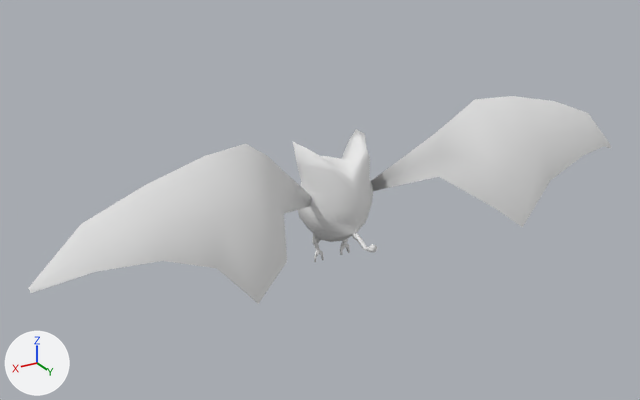
Two versions of the OBJ model Juego/assets/models/Murcielago.obj, one commit apart.
The view is the same before and after, from a camera (50 mm lens) standing at (10.27, 13.48, 10.49) and looking at (0.67, -2.51, 2.5). The axes (+X, +Y, +Z) are drawn at lower left. The lights are the same throughout. Where no turn or scale is listed for an object, it has been applied to the vertices. Vertices at the same position are counted once.

Before the edit, the objects in view are built like this:
```python
mat_blendermurci_initialshadinggroup_001 = principled_material('blenderMurci:initialShadingGroup.001')
mat_blendermurci_initialshadinggroup_001.base_color = (0.8, 0.8, 0.8)  # white #e7e7e7
mat_blendermurci_initialshadinggroup_001.roughness = 1.0
me_blendermurci_mesh_001 = bpy.data.meshes.new('blenderMurci:Mesh.001')
me_blendermurci_mesh_001.from_pydata(...)  # 355 vertices, 336 faces; spans x -7.5..7.5, y -4.1..-0.2, z 0.6..4.6
me_blendermurci_mesh_001.materials.append(mat_blendermurci_initialshadinggroup_001)  # white #e7e7e7
ob_blendermurci_mesh_001 = bpy.data.objects.new('blenderMurci:Mesh.001', me_blendermurci_mesh_001)
ob_blendermurci_mesh_001.location = (0.0, 0.0, 0.0)
```
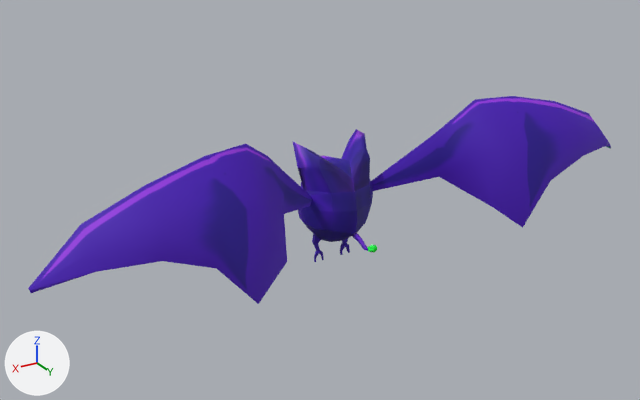
The newer file is also turned or shifted as a whole; pictures and numbers use the older file's frame.

What differs and where, as boxes [x1, y1, x2, y2] in the pictures (640 x 400 px; the box of a moved part takes in the faces that stretch with it):
'blenderMurci:Mesh.001', surface changed, reshaped (white to purple): [28, 96, 611, 304] in both
part 1 of me_blendermurci_mesh_001, moved or reshaped: before [310, 155, 439, 262]; after [28, 96, 611, 304]
part 2 of me_blendermurci_mesh_001, recoloured (grey to blue): [293, 129, 377, 253] in both

The change in detail:
Picture 'texturas_murci.png' (img_texturas_murci_png) is new.
In material 'blenderMurci:initialShadingGroup.001' (mat_blendermurci_initialshadinggroup_001), base_color is no longer (0.8, 0.8, 0.8), white #e7e7e7.
In material 'blenderMurci:initialShadingGroup.001' (mat_blendermurci_initialshadinggroup_001), texture is now set to img_texturas_murci_png.
In material 'blenderMurci:initialShadingGroup.001' (mat_blendermurci_initialshadinggroup_001), roughness goes from 1.0 to 0.696.
Material 'blenderMurci:initialShadingGroup.000' (mat_blendermurci_initialshadinggroup_000) is new.
Its texture is img_texturas_murci_png.
Its roughness is 0.696.
me_blendermurci_mesh_001 is used by ob_blendermurci_mesh_001; location (0.0, 0.0, 0.0).
me_blendermurci_mesh_001 had 355 vertices, 336 faces and spanned x -7.5..7.5, y -4.1..-0.2, z 0.6..4.6.
me_blendermurci_mesh_001 now has 369 vertices, 364 faces and spans x -7.5..7.5, y -4.1..-0.2, z 0.6..4.6.
Part 1, on me_blendermurci_mesh_001:
78 faces are deleted.
8 vertices move within x -0.9..0.3, y -3.1..-1.4, z 0.9..2.3.
14 vertices are added at x -6.4..6.4, y -2.6..-0.4, z 2.5..3.8.
29 new faces join them, mat_blendermurci_initialshadinggroup_001 (picture img_texturas_murci_png).
77 new faces join them, mat_blendermurci_initialshadinggroup_000 (picture img_texturas_murci_png).
me_blendermurci_mesh_001 part 2: 252 faces spanning x -0.9..0.9, y -4.1..-1.2, z 0.6..3.7 switch from mat_blendermurci_initialshadinggroup_001 (white #e7e7e7) to mat_blendermurci_initialshadinggroup_000 (picture img_texturas_murci_png).
